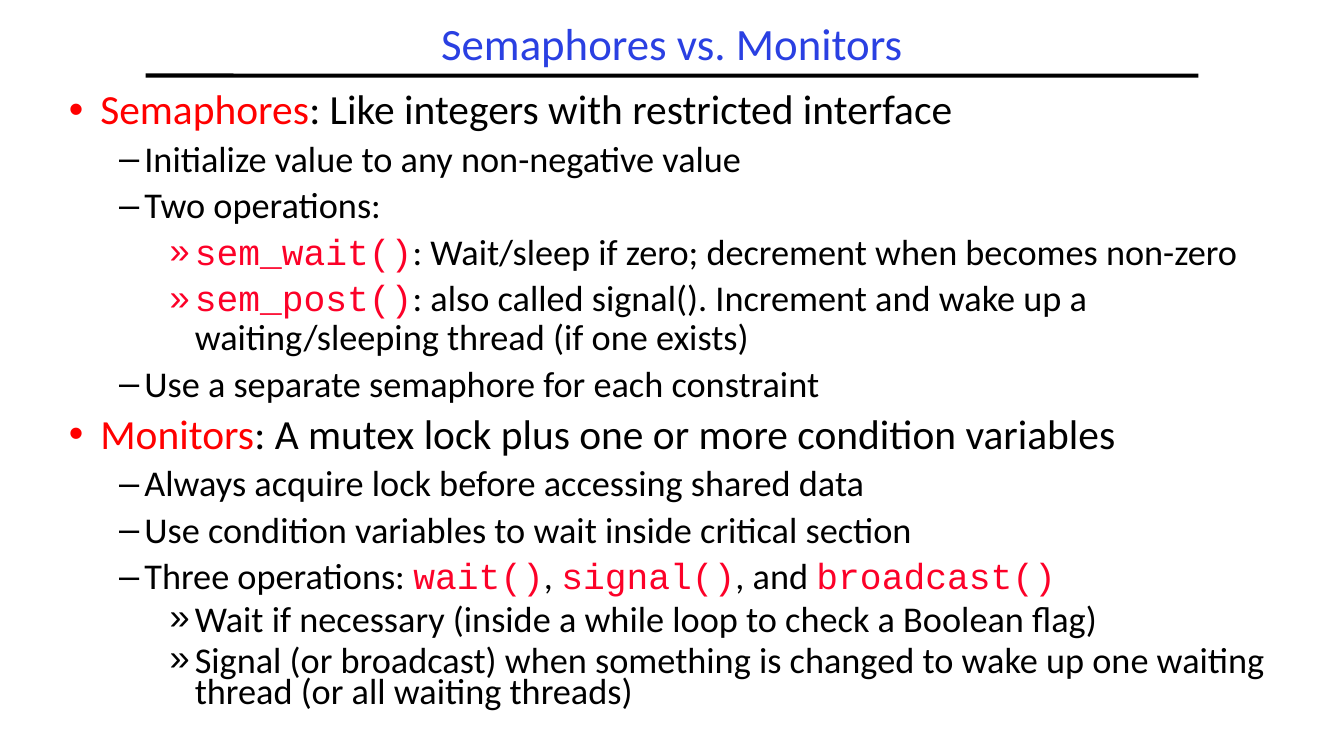
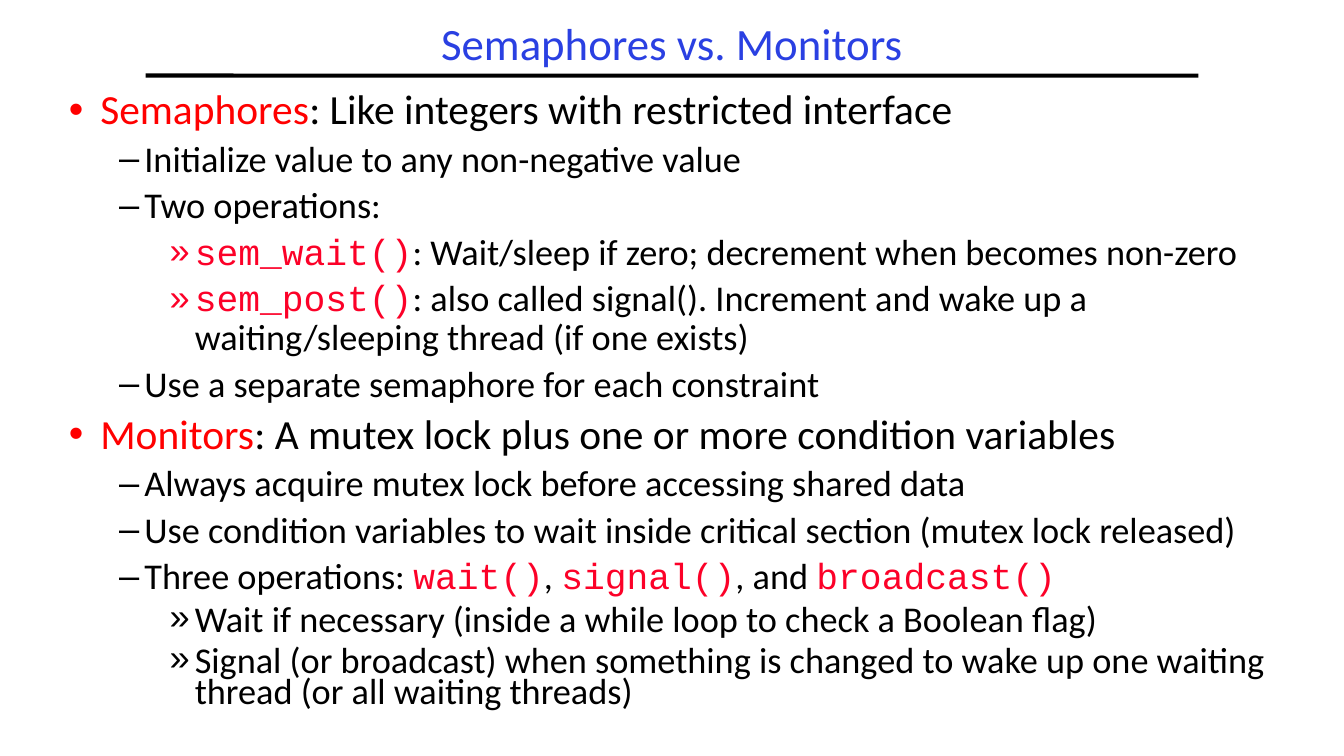
Before and after one commit to guhofstra/CSC112Fa26, a slide deck: slide 52 of PPTs/L3-Synchronization.pptx (slide 51 before the commit). Drawn at 1344x756 pixels with LibreOffice and Linux fonts; fonts in the diff are those of the drawing. Boxes give left, top, right and bottom in pixels: in the first picture for what was removed or moved away, otherwise in the second. Text is boxed around its words. In the diff, an @@ line names an element or a change of style, - is before the commit and + after.

```diff
--- a/PPTs/L3-Synchronization.pptx
+++ b/PPTs/L3-Synchronization.pptx
@@ text at (144,470,1235,548): text changed @@
-  – Always acquire lock before accessing shared data
-  – Use condition variables to wait inside critical section
+  – Always acquire mutex lock before accessing shared data
+  – Use condition variables to wait inside critical section (mutex lock released)
```
Also in this commit, not shown: 10 other slides changed, 1 slide added, 2 other files.
